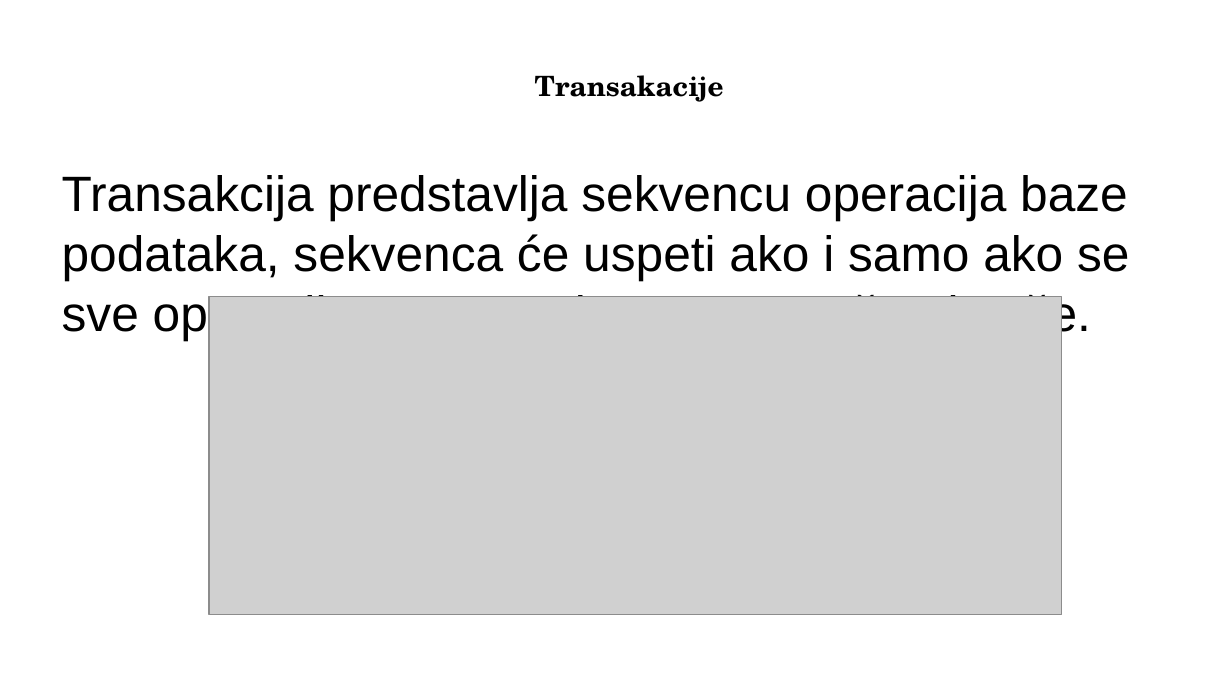
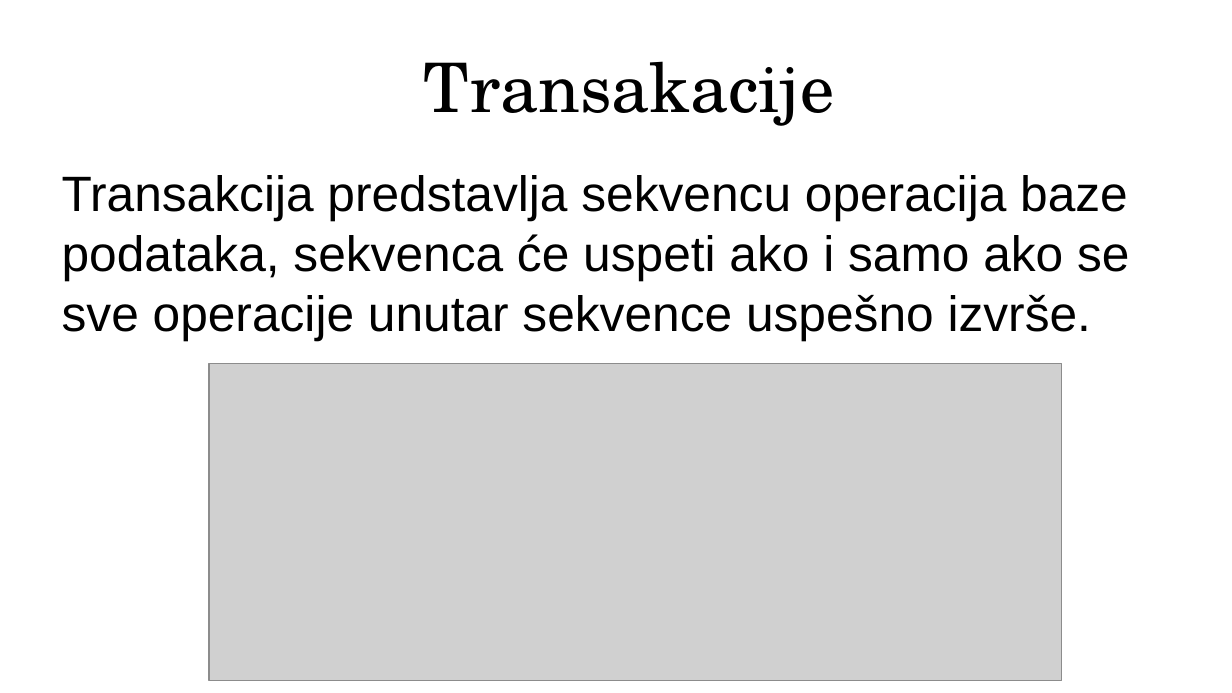
Before and after one commit to dimitrije-stamenkovic/DBMS2, a slide deck: slide 2 of MongoDB transakcije.odp. Drawn at 1232x693 pixels with LibreOffice and Linux fonts; fonts in the diff are those of the drawing; grey boxes stand for pictures. Boxes give left, top, right and bottom in pixels: in the first picture for what was removed or moved away, otherwise in the second. Text is boxed around its words. In the diff, an @@ line names an element or a change of style, - is before the commit and + after.

```diff
--- a/MongoDB transakcije.odp
+++ b/MongoDB transakcije.odp
@@ title "Transakacije" at box(424, 61, 835, 126): size 18 to 44 pt, bold off @@
@@ picture: place and size @@
-picture at box(209, 297, 1062, 615)
+picture at box(209, 363, 1062, 681)
```
Also in this commit, not shown: 3 other slides changed, 1 other file.
